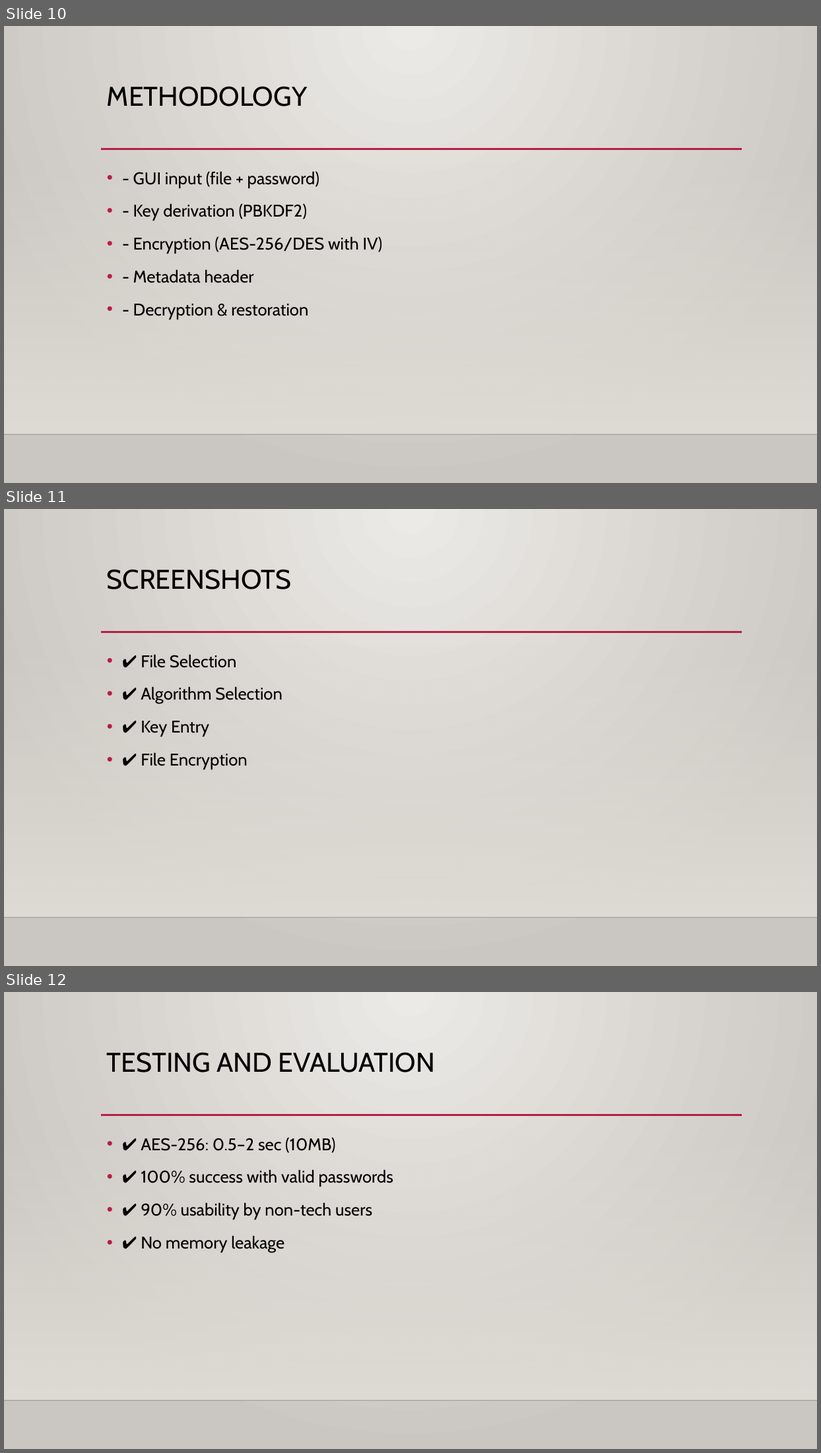
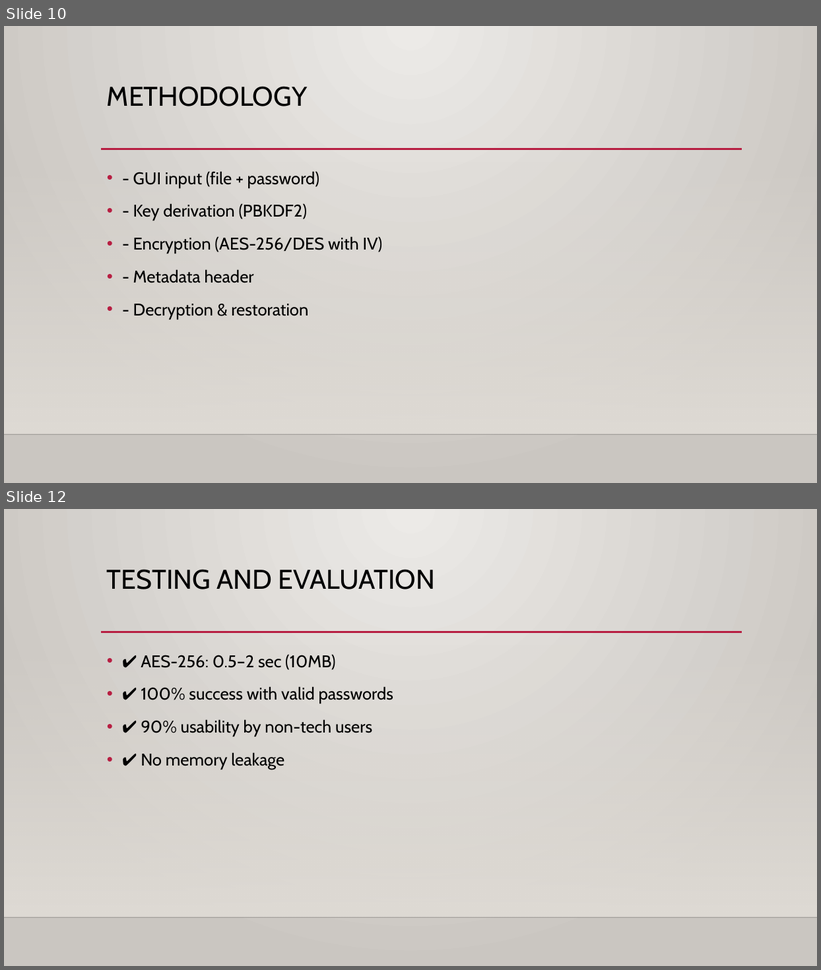
Before and after one commit to mr-kashi6t8/Secure-File-Encryptor-with-AES-256DES-and-Metadata-Preservation, a slide deck: Secure_File_Encryptor_Presentation.pptx. Shown one above the other, each under a label of ours: slides 10, 11 and 12 before the commit, slides 10 and 12 after it; the slides between them are not shown. The pictures are 821x1453 and 821x970 pixels, drawn with LibreOffice and Linux fonts; fonts in the diff are those of the drawing; background and template pictures are left out. Boxes give left, top, right and bottom in pixels: in the first picture for what was removed or moved away, otherwise in the second. Text is boxed around its words. In the diff, an @@ line names an element or a change of style, - is before the commit and + after.

```diff
--- a/Secure_File_Encryptor_Presentation.pptx
+++ b/Secure_File_Encryptor_Presentation.pptx
@@ slide 11 removed at [4,509,817,966], background gradient #ECEAE7 to #CAC7C1; not listed: 3 template elements that a slide beside it also shows @@
@@ title removed at [107,569,292,590] @@
-SCREENSHOTS
@@ text removed at [141,654,282,770] @@
-• ✔ File Selection
-• ✔ Algorithm Selection
-• ✔ Key Entry
-• ✔ File Encryption
```
Also in this commit, not shown: 1 slide added.
